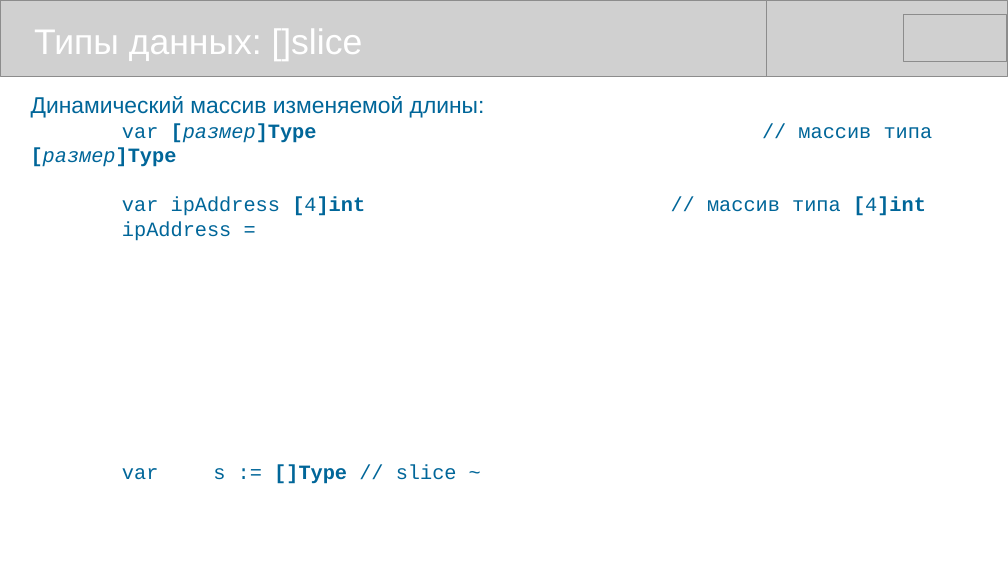
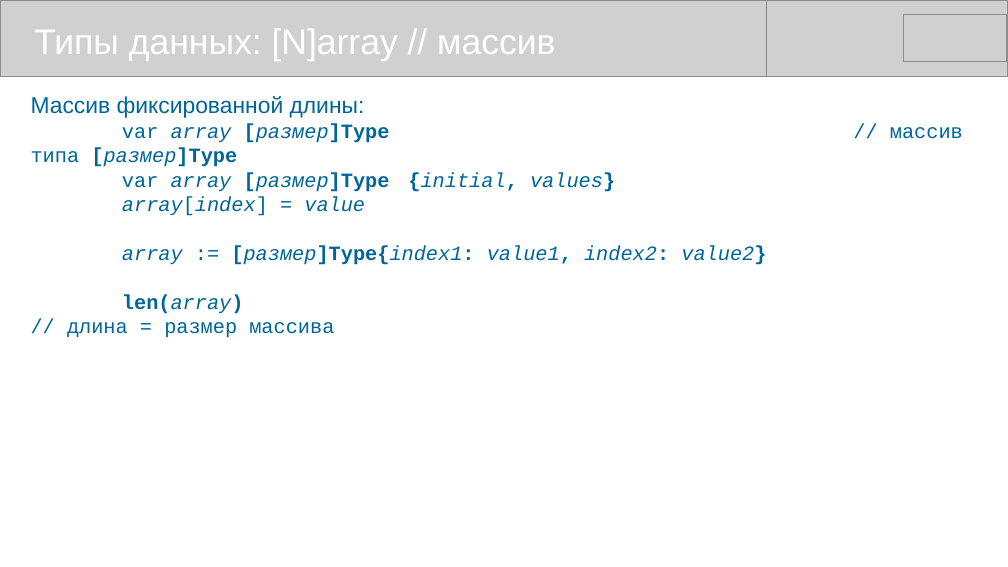
Before and after one commit to mike-shock/Go_language, a slide deck: slide 18 of Go_Intro.odp (slide 17 before the commit). Drawn at 1008x567 pixels with LibreOffice and Linux fonts; fonts in the diff are those of the drawing; grey boxes stand for pictures. Boxes give left, top, right and bottom in pixels: in the first picture for what was removed or moved away, otherwise in the second. Text is boxed around its words. In the diff, an @@ line names an element or a change of style, - is before the commit and + after.

```diff
--- a/Go_Intro.odp
+++ b/Go_Intro.odp
@@ text at <box>34,29,555,61</box>: text changed @@
-Типы данных: []slice
+Типы данных: [N]array // массив
@@ text at <box>31,96,766,338</box>: text changed @@
-Динамический массив изменяемой длины:
-var [размер]Type // массив типа [размер]Type
-var ipAddress [4]int // массив типа [4]int
-ipAddress =
-var s := []Type // slice ~
+Массив фиксированной длины:
+var array [размер]Type // массив типа [размер]Type
+var array [размер]Type {initial, values}
+array[index] = value
+array := [размер]Type{index1: value1, index2: value2}
+len(array) // длина = размер массива
```
Also in this commit, not shown: 13 other slides changed, 8 slides added.
